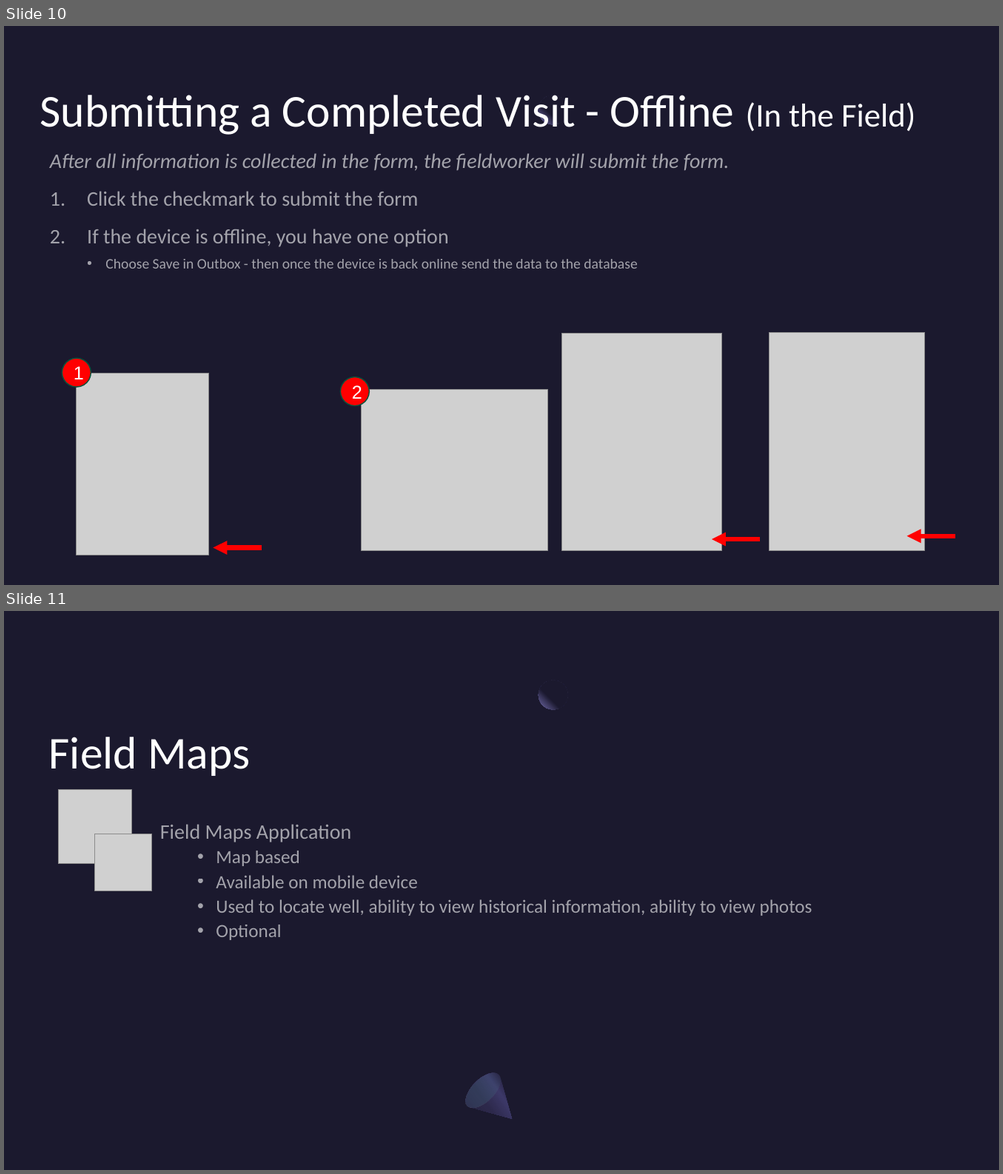
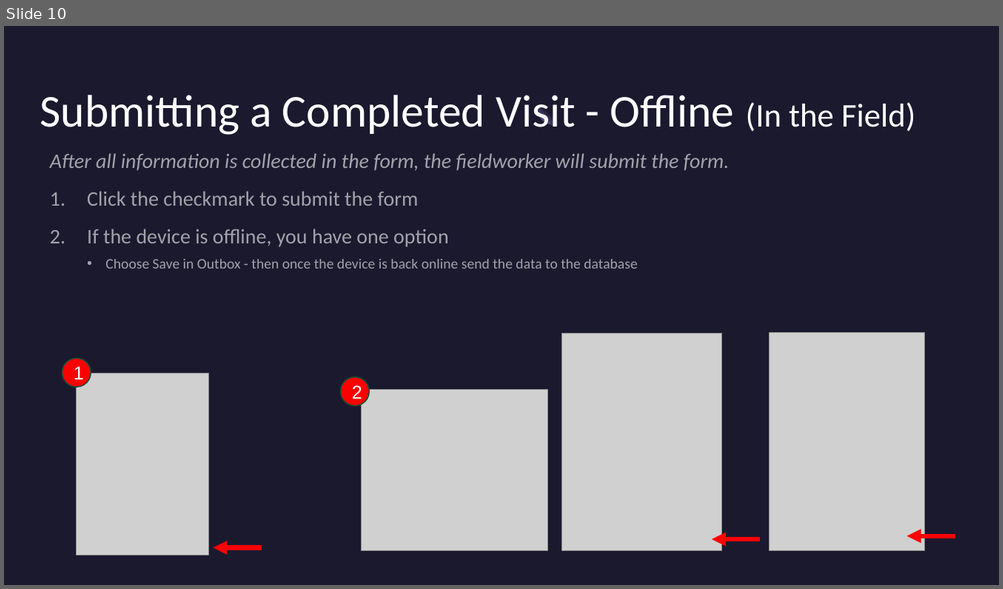
Before and after one commit to NWFWMD-IT/Hydrologic-Monitoring-Project, a slide deck: documents/user_guides/Hydrologic-Monitoring-Project-Fieldwork-Instructions.pptx. Shown one above the other, each under a label of ours: slides 10 and 11 before the commit, slide 10 after it. The pictures are 1003x1174 and 1003x589 pixels, drawn with LibreOffice and Linux fonts; fonts in the diff are those of the drawing; grey boxes stand for pictures. Boxes give left, top, right and bottom in pixels: in the first picture for what was removed or moved away, otherwise in the second. Text is boxed around its words. In the diff, an @@ line names an element or a change of style, - is before the commit and + after.

Commit message:
Removed the Field Maps section

```diff
--- a/documents/user_guides/Hydrologic-Monitoring-Project-Fieldwork-Instructions.pptx
+++ b/documents/user_guides/Hydrologic-Monitoring-Project-Fieldwork-Instructions.pptx
@@ slide 11 removed at (4,611,999,1170), background #1B192E; not listed: 1 template element that a slide beside it also shows @@
@@ title removed at (49,737,250,776) @@
-Field Maps
@@ picture removed at (58,790,131,864) @@
@@ text removed at (160,824,812,940) @@
-Field Maps Application
-  • Map based
-  • Available on mobile device
-  • Used to locate well, ability to view historical information, ability to view photos
-  • Optional
@@ picture removed at (95,834,152,891) @@
@@ freeform shape removed at (460,1067,528,1135) @@
@@ ellipse removed at (460,1067,506,1114) @@
```
Also in this commit, not shown: 3 other slides removed.
